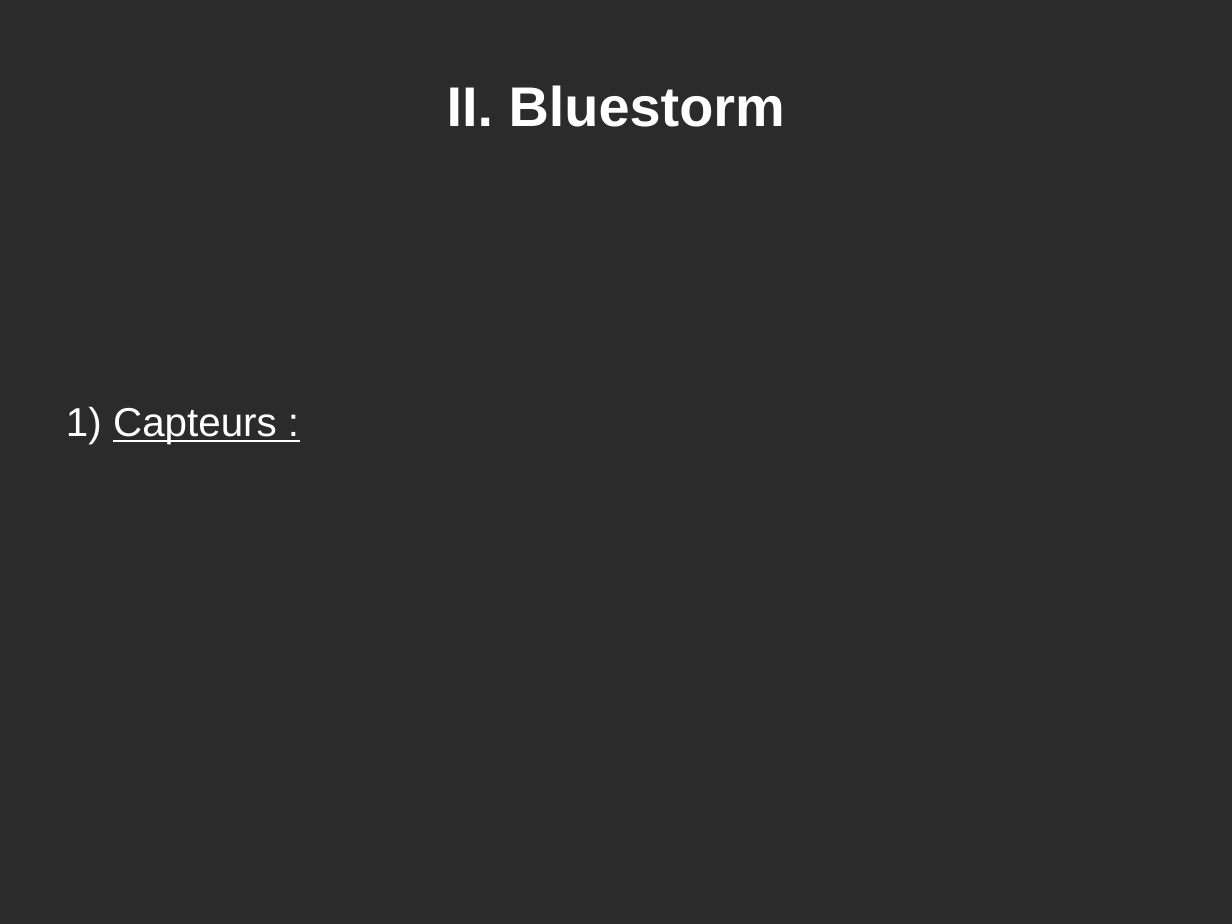
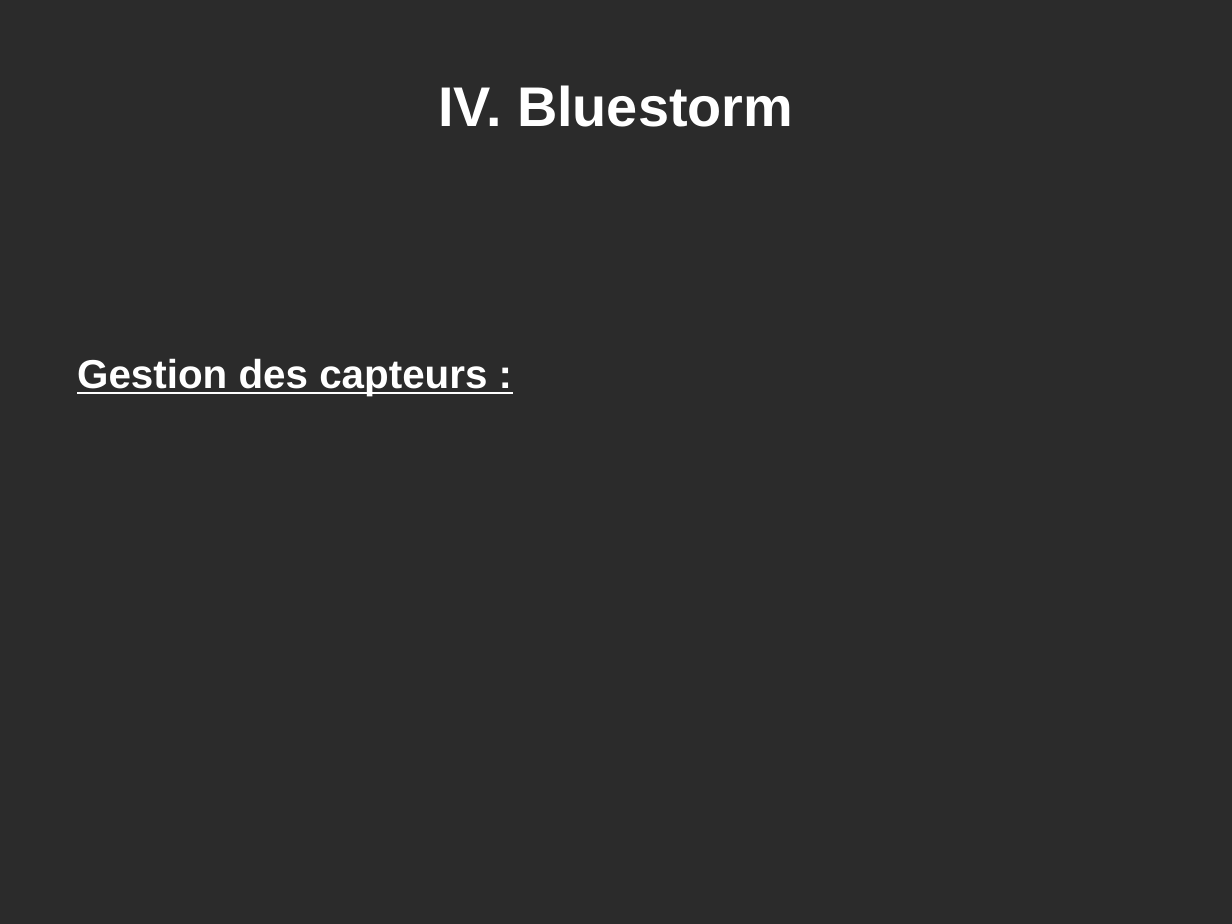
Before and after one commit to Jiboo/bluestorm, a slide deck: slide 7 of docs/slides.odp (slide 6 before the commit). Drawn at 1232x924 pixels with LibreOffice and Linux fonts; fonts in the diff are those of the drawing; background and template pictures are left out; a plain dark background stands for a picture behind light text. Boxes give left, top, right and bottom in pixels: in the first picture for what was removed or moved away, otherwise in the second. Text is boxed around its words. In the diff, an @@ line names an element or a change of style, - is before the commit and + after.

```diff
--- a/docs/slides.odp
+++ b/docs/slides.odp
@@ title at bbox=[438, 85, 793, 127]: text changed @@
-II. Bluestorm
+IV. Bluestorm
@@ subtitle at bbox=[77, 358, 487, 396]: text changed; bold on @@
-1) Capteurs :
+Gestion des capteurs :
```
Also in this commit, not shown: 3 other slides changed, 2 slides added, 1 slide removed.
